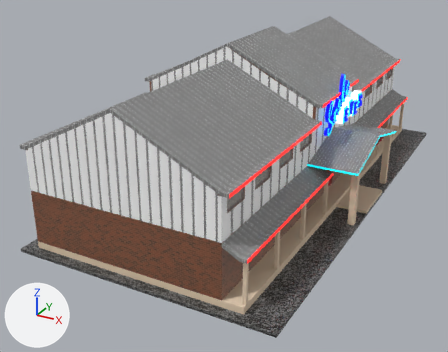
Two versions of the glTF model Gangsta Wizards/Main/BUILDINGS/Assembly/A-2/Roadhouse.glb, one commit apart.
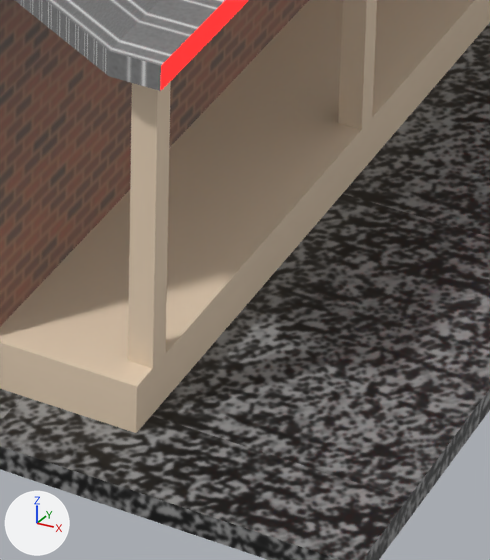
The first picture shows the older version from a 50 mm camera at (27.8, -56.5, 27.7) aimed at (-0.8, -4.5, 1.7). The close-ups show the older and then the newer version on the part from 50% to 66% of the width and 71% to 95% of the height of that picture. Only the edits that show in the close-ups are written down. Arrows for +X, +Y and +Z are at lower left; the lights stay in place. Objects named as collision shapes, trigger or cutter boxes, shadow casters or lower levels of detail are left out. Where no turn or scale is listed for an object, it has been applied to the vertices.

Names of what the first close-up shows: 'Ground', 'Roof', 'Support.004', 'Walls'.
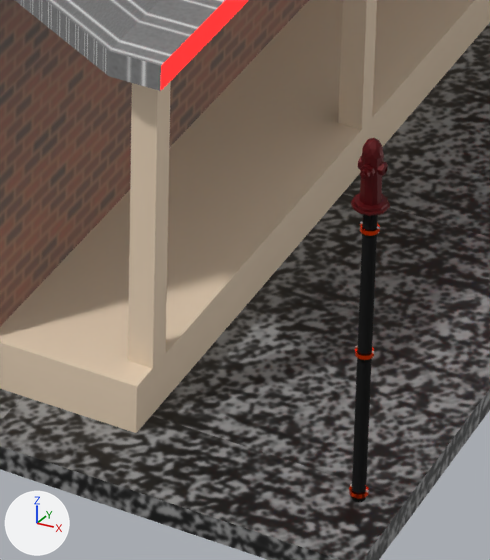
What changed in the scene script:
```text
Add mat_vic:
    mat_vic = principled_material('Vic')
    mat_vic.base_color = (1.0, 0.068, 0.0)  # orange #ff4a00
    mat_vic.metallic = 1.0
    mat_vic.roughness = 0.25
Add mat_black_steel:
    mat_black_steel = principled_material('Black Steel')
    mat_black_steel.base_color = (0.03, 0.03, 0.03)  # dark grey #303030
    mat_black_steel.metallic = 1.0
    mat_black_steel.roughness = 1.0
Add mat_joiner:
    mat_joiner = principled_material('Joiner')
    mat_joiner.base_color = (0.8, 0.8, 0.8)  # white #e7e7e7
    mat_joiner.metallic = 1.0
Add mat_red_fh_paint:
    mat_red_fh_paint = principled_material('Red FH Paint')
    mat_red_fh_paint.base_color = (0.0956, 0.0, 0.00167)  # dark red #570006
    mat_red_fh_paint.metallic = 0.5
Add me_cylinder_003:
    me_cylinder_003.from_pydata(...)  # 1414 vertices, 2634 faces; spans x -0.2..0.2, y -45.9..0.2, z -3.4..1.1
    # faces by material slot: [960, 816, 730, 128]
    me_cylinder_003.materials.append(mat_vic)  # orange #ff4a00
    me_cylinder_003.materials.append(mat_joiner)  # white #e7e7e7
    me_cylinder_003.materials.append(mat_red_fh_paint)  # dark red #570006
    me_cylinder_003.materials.append(mat_black_steel)  # dark grey #303030
Add ob_elevated_hydrant:
    ob_elevated_hydrant = bpy.data.objects.new('Elevated Hydrant', me_cylinder_003)
    ob_elevated_hydrant.location = (13.56, 22.99, 3.53)
```

Where the change shows, as pixel boxes [x1, y1, x2, y2] in the close-ups (490 x 560 px):
'Elevated Hydrant', added
    after: [349, 138, 390, 502]
    faces in mat_black_steel (dark grey #303030): [351, 214, 378, 502]
    faces in mat_red_fh_paint (dark red #570006): [351, 138, 390, 216]
    faces in mat_vic (orange #ff4a00): [349, 223, 380, 499]
